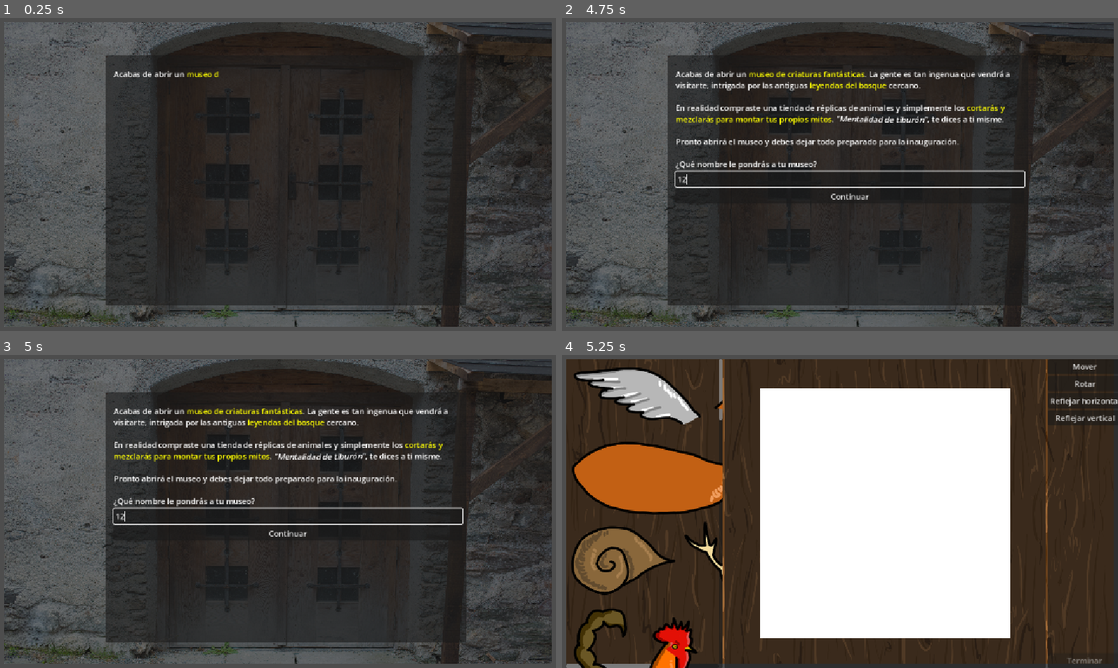
Above: before the commit, frames 1-4 (two rows, left to right).
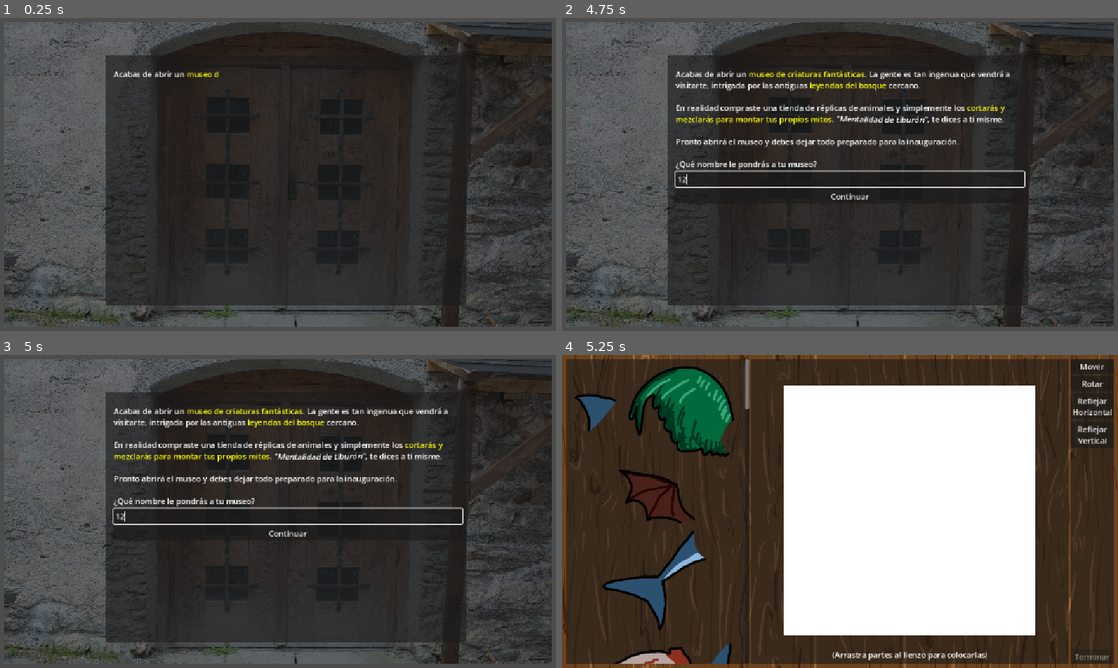
Above: after the commit, the same moments.

Repository: Clovisindo/museo-magico-jam-2
Game: Godot game, scene res://src/intro_level/intro_level.tscn
Same seed, same stepped clock (60 frames per second), same inputs: the game is played once before the commit and once after it.
Inputs (mouse positions are in pixels of both pictures, inside the frame that each line leads up to):
- Up to frame 1 (0.25 s): no input
- Up to frame 2 (4.75 s): tap Enter at 0.5 s; move the mouse to (962, 158) at 0.52 s; click (962, 158) at 0.67 s; tap Space at 0.77, 3.77 s; drag from (728, 190) to (812, 237) at 1.27 s; move the mouse to (895, 105) at 2.02 s; click (895, 105) at 2.17 s; drag from (812, 237) to (673, 127) at 2.77 s; move the mouse to (1006, 221) at 3.52 s; click (1006, 221) at 3.67 s; click (851, 177) at 4.27 s; type "12" at 4.35 s
- Up to frame 3 (5 s): no input
- Up to frame 4 (5.25 s): click "Continuar" at 5 s

Frames 1-3 are identical in both runs. In frame 4, 31% of the frame differs, in the area x 0-100%, y 0-100%.

Commit message:
mejorar lienzo

Diff:
--- a/src/canvas.gd
+++ b/src/canvas.gd
@@ -10,9 +10,13 @@
 	%Confirmation.hide()
 	%Main.show()
 	# Cargar imágenes:
+	var files = []
 	for file: String in DirAccess.get_files_at(PIECES_DIR):
 		if  not file.ends_with(".png"):
 			continue
+		files.push_back(file)
+	files.shuffle()
+	for file in files:
 		var filepath := PIECES_DIR.path_join(file)
 		var scene := preload("res://src/movable_texture_rect/catalog_texture.tscn")
 		var new_catalog_texture: CatalogTexture = scene.instantiate()
--- a/src/canvas.tscn
+++ b/src/canvas.tscn
@@ -7,6 +7,15 @@
 script = ExtResource("1_m4lpw")
 
 [node name="CanvasLayer" type="CanvasLayer" parent="." unique_id=251835460]
+
+[node name="Background" type="TextureRect" parent="CanvasLayer" unique_id=1443950493]
+anchors_preset = 15
+anchor_right = 1.0
+anchor_bottom = 1.0
+grow_horizontal = 2
+grow_vertical = 2
+texture = ExtResource("2_ckee0")
+expand_mode = 1
 
 [node name="MarginContainer" type="MarginContainer" parent="CanvasLayer" unique_id=600139013]
 anchors_preset = 15
@@ -19,28 +28,27 @@
 theme_override_constants/margin_right = 8
 theme_override_constants/margin_bottom = 8
 
-[node name="Background" type="TextureRect" parent="CanvasLayer/MarginContainer" unique_id=1443950493]
-layout_mode = 2
-texture = ExtResource("2_ckee0")
-expand_mode = 1
-
 [node name="Main" type="Control" parent="CanvasLayer/MarginContainer" unique_id=1265952291]
 unique_name_in_owner = true
 layout_mode = 2
 
 [node name="HBoxContainer" type="HBoxContainer" parent="CanvasLayer/MarginContainer/Main" unique_id=160012215]
 unique_name_in_owner = true
-layout_mode = 0
-offset_right = 1136.0
-offset_bottom = 632.0
+layout_mode = 1
+anchors_preset = 15
+anchor_right = 1.0
+anchor_bottom = 1.0
+grow_horizontal = 2
+grow_vertical = 2
 
 [node name="CatalogPanel" type="PanelContainer" parent="CanvasLayer/MarginContainer/Main/HBoxContainer" unique_id=1591230097]
 layout_mode = 2
 
 [node name="ScrollContainer" type="ScrollContainer" parent="CanvasLayer/MarginContainer/Main/HBoxContainer/CatalogPanel" unique_id=1290338694]
-custom_minimum_size = Vector2(320, 0)
+custom_minimum_size = Vector2(300, 0)
 layout_mode = 2
 follow_focus = true
+horizontal_scroll_mode = 0
 
 [node name="MarginContainer" type="MarginContainer" parent="CanvasLayer/MarginContainer/Main/HBoxContainer/CatalogPanel/ScrollContainer" unique_id=368954327]
 layout_mode = 2
@@ -53,6 +61,7 @@
 unique_name_in_owner = true
 custom_minimum_size = Vector2(256, 0)
 layout_mode = 2
+alignment = 1
 
 [node name="CanvasPanel" type="PanelContainer" parent="CanvasLayer/MarginContainer/Main/HBoxContainer" unique_id=770087864]
 unique_name_in_owner = true
@@ -66,7 +75,7 @@
 theme_override_constants/margin_left = 4
 theme_override_constants/margin_top = 4
 theme_override_constants/margin_right = 4
-theme_override_constants/margin_bottom = 4
+theme_override_constants/margin_bottom = 8
 
 [node name="CanvasRect" type="ColorRect" parent="CanvasLayer/MarginContainer/Main/HBoxContainer/CanvasPanel/CanvasContainer" unique_id=2065518428]
 unique_name_in_owner = true
@@ -74,6 +83,12 @@
 layout_mode = 2
 size_flags_horizontal = 4
 size_flags_vertical = 4
+
+[node name="Label" type="Label" parent="CanvasLayer/MarginContainer/Main/HBoxContainer/CanvasPanel/CanvasContainer" unique_id=1548193519]
+layout_mode = 2
+size_flags_vertical = 8
+text = "(Arrastra partes al lienzo para colocarlas)"
+horizontal_alignment = 1
 
 [node name="PanelContainer" type="PanelContainer" parent="CanvasLayer/MarginContainer/Main/HBoxContainer" unique_id=435253642]
 layout_mode = 2
@@ -104,12 +119,14 @@
 [node name="FlipButtonHorizontal" type="Button" parent="CanvasLayer/MarginContainer/Main/HBoxContainer/PanelContainer/MarginContainer/VBoxContainer" unique_id=339142677]
 layout_mode = 2
 size_flags_vertical = 0
-text = "Reflejar horizontal"
+text = "Reflejar
+Horizontal"
 
 [node name="FlipButtonVertical" type="Button" parent="CanvasLayer/MarginContainer/Main/HBoxContainer/PanelContainer/MarginContainer/VBoxContainer" unique_id=319738201]
 layout_mode = 2
 size_flags_vertical = 0
-text = "Reflejar vertical"
+text = "Reflejar
+Vertical"
 
 [node name="SubmitButton" type="Button" parent="CanvasLayer/MarginContainer/Main/HBoxContainer/PanelContainer/MarginContainer/VBoxContainer" unique_id=938409143]
 unique_name_in_owner = true
Binary file changed: assets/pieces/lagarto_pata.png
Not shown, added: assets/pieces/lagarto_pata.png~
